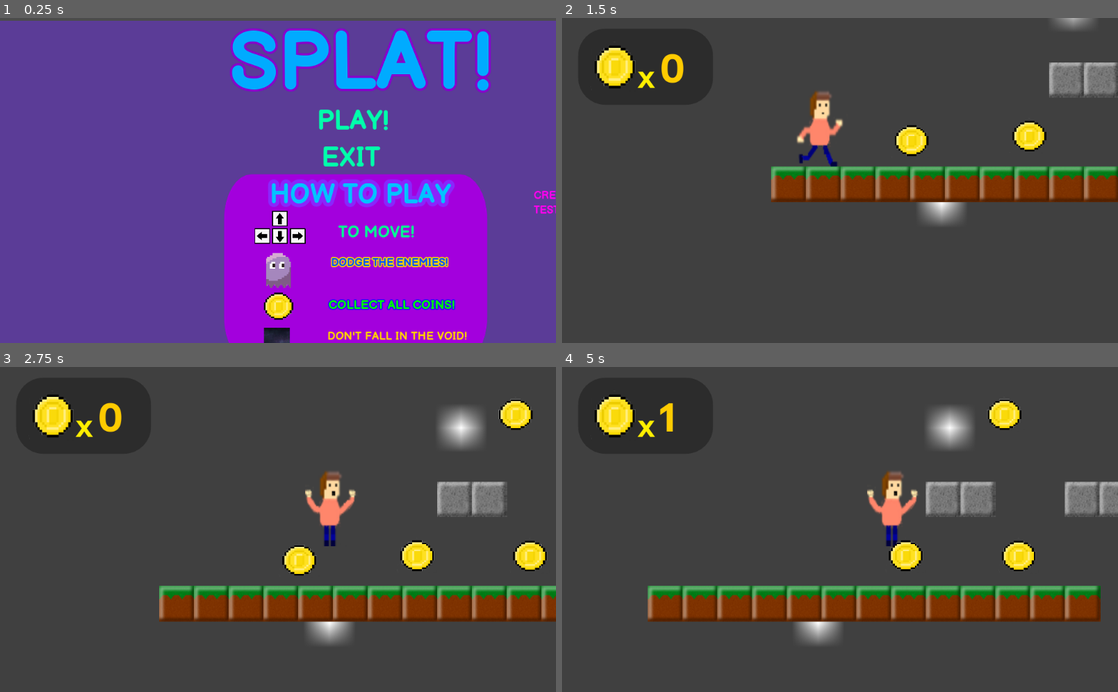
Above: before the commit, frames 1-4 (two rows, left to right).
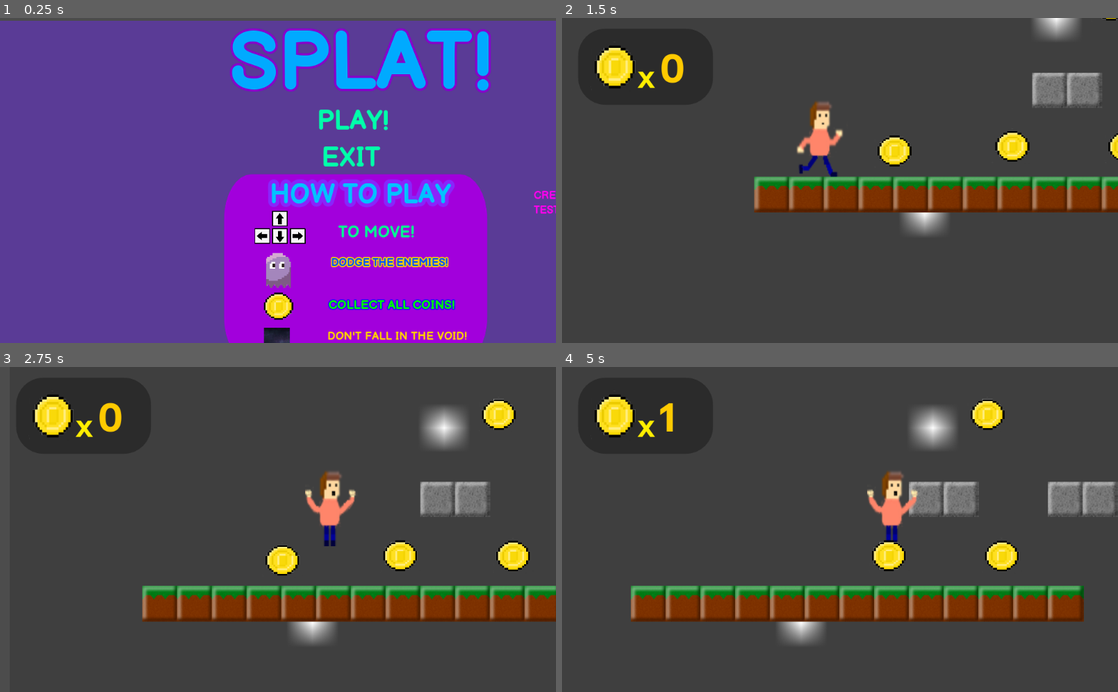
Above: after the commit, the same moments.

Repository: 4KSDXD/Splat
Game: Godot game, scene res://scene/TitleScreen.tscn
The game is run twice, just before and just after one commit, with the same random seed, the same clock (stepped at 60 frames per second) and the same inputs.
Inputs:
- Up to frame 1 (0.25 s): no input
- Up to frame 2 (1.5 s): click "PLAY!" at 0.5 s; tap Enter at 1.25 s; hold Right (right) from 1.28 s (still down)
- Up to frame 3 (2.75 s): keep holding Right (right); tap Up (jump) at 1.52, 2.27 s
- Up to frame 4 (5 s): release Right (right) at 2.78 s; hold Left (left) 2.78-3.53 s; hold Right (right) from 3.53 s (still down); tap Up (jump) at 3.77, 4.52 s

The runs differ from the first frame. In frame 2, 13% of the frame differs, in the area x 34-100%, y 0-67%; in frame 3, 8.8%; in frame 4, 9.6%.

Commit message:
Something

Diff:
--- a/project.godot
+++ b/project.godot
@@ -30,20 +30,20 @@
 
 right={
 "deadzone": 0.5,
-"events": [ Object(InputEventKey,"resource_local_to_scene":false,"resource_name":"","device":0,"alt":false,"shift":false,"control":false,"meta":false,"command":false,"pressed":false,"scancode":16777233,"unicode":0,"echo":false,"script":null)
-, Object(InputEventKey,"resource_local_to_scene":false,"resource_name":"","device":0,"alt":false,"shift":false,"control":false,"meta":false,"command":false,"pressed":false,"scancode":68,"unicode":0,"echo":false,"script":null)
+"events": [ Object(InputEventKey,"resource_local_to_scene":false,"resource_name":"","device":0,"alt":false,"shift":false,"control":false,"meta":false,"command":false,"pressed":false,"scancode":16777233,"physical_scancode":0,"unicode":0,"echo":false,"script":null)
+, Object(InputEventKey,"resource_local_to_scene":false,"resource_name":"","device":0,"alt":false,"shift":false,"control":false,"meta":false,"command":false,"pressed":false,"scancode":68,"physical_scancode":0,"unicode":0,"echo":false,"script":null)
  ]
 }
 left={
 "deadzone": 0.5,
-"events": [ Object(InputEventKey,"resource_local_to_scene":false,"resource_name":"","device":0,"alt":false,"shift":false,"control":false,"meta":false,"command":false,"pressed":false,"scancode":16777231,"unicode":0,"echo":false,"script":null)
-, Object(InputEventKey,"resource_local_to_scene":false,"resource_name":"","device":0,"alt":false,"shift":false,"control":false,"meta":false,"command":false,"pressed":false,"scancode":65,"unicode":0,"echo":false,"script":null)
+"events": [ Object(InputEventKey,"resource_local_to_scene":false,"resource_name":"","device":0,"alt":false,"shift":false,"control":false,"meta":false,"command":false,"pressed":false,"scancode":16777231,"physical_scancode":0,"unicode":0,"echo":false,"script":null)
+, Object(InputEventKey,"resource_local_to_scene":false,"resource_name":"","device":0,"alt":false,"shift":false,"control":false,"meta":false,"command":false,"pressed":false,"scancode":65,"physical_scancode":0,"unicode":0,"echo":false,"script":null)
  ]
 }
 jump={
 "deadzone": 0.5,
-"events": [ Object(InputEventKey,"resource_local_to_scene":false,"resource_name":"","device":0,"alt":false,"shift":false,"control":false,"meta":false,"command":false,"pressed":false,"scancode":16777232,"unicode":0,"echo":false,"script":null)
-, Object(InputEventKey,"resource_local_to_scene":false,"resource_name":"","device":0,"alt":false,"shift":false,"control":false,"meta":false,"command":false,"pressed":false,"scancode":32,"unicode":0,"echo":false,"script":null)
+"events": [ Object(InputEventKey,"resource_local_to_scene":false,"resource_name":"","device":0,"alt":false,"shift":false,"control":false,"meta":false,"command":false,"pressed":false,"scancode":16777232,"physical_scancode":0,"unicode":0,"echo":false,"script":null)
+, Object(InputEventKey,"resource_local_to_scene":false,"resource_name":"","device":0,"alt":false,"shift":false,"control":false,"meta":false,"command":false,"pressed":false,"scancode":32,"physical_scancode":0,"unicode":0,"echo":false,"script":null)
  ]
 }
 
@@ -61,7 +61,6 @@
 
 [rendering]
 
-quality/driver/driver_name="GLES2"
 vram_compression/import_etc=true
 vram_compression/import_etc2=false
 environment/default_environment="res://default_env.tres"
--- a/scene/World.tscn
+++ b/scene/World.tscn
@@ -189,6 +189,11 @@
 shape = SubResource( 9 )
 one_way_collision = true
 
+[node name="CollisionShape2D20" type="CollisionShape2D" parent="One-Way-Tiles/StaticBody2D"]
+position = Vector2( 14359.1, 735.25 )
+shape = SubResource( 9 )
+one_way_collision = true
+
 [node name="MainTiles" type="TileMap" parent="."]
 tile_set = ExtResource( 2 )
 collision_layer = 2
@@ -197,7 +202,7 @@
 tile_data = PoolIntArray( -393086, 0, 0, -327552, 0, 0, -262012, 0, 0, -261973, 0, 0, -196482, 0, 0, -196438, 0, 0, -65 …(2087 unchanged characters)…
 
 [node name="MainCharacter" parent="." instance=ExtResource( 1 )]
-position = Vector2( 260.501, 342.048 )
+position = Vector2( 291.69, 322.984 )
 collision_mask = 31
 
 [node name="Camera2D" type="Camera2D" parent="MainCharacter"]
@@ -436,9 +441,6 @@
 
 [node name="Coin16" parent="Coins" instance=ExtResource( 6 )]
 position = Vector2( 4084.38, 735.642 )
-
-[node name="Coin17" parent="Coins" instance=ExtResource( 6 )]
-position = Vector2( 3953.57, 802.237 )
 
 [node name="Coin12" parent="Coins" instance=ExtResource( 6 )]
 position = Vector2( 3563.51, 742.777 )
@@ -560,7 +562,6 @@
 [connection signal="coins_collected" from="Coins/Coin21" to="CoinHUD" method="_on_coin_collected"]
 [connection signal="coins_collected" from="Coins/Coin15" to="CoinHUD" method="_on_coin_collected"]
 [connection signal="coins_collected" from="Coins/Coin16" to="CoinHUD" method="_on_coin_collected"]
-[connection signal="coins_collected" from="Coins/Coin17" to="CoinHUD" method="_on_coin_collected"]
 [connection signal="coins_collected" from="Coins/Coin12" to="CoinHUD" method="_on_coin_collected"]
 [connection signal="coins_collected" from="Coins/Coin13" to="CoinHUD" method="_on_coin_collected"]
 [connection signal="coins_collected" from="Coins/Coin9" to="CoinHUD" method="_on_coin_collected"]
--- a/scene/YouWon!.tscn
+++ b/scene/YouWon!.tscn
@@ -10,7 +10,7 @@
 script/source = "extends Control
 
 func _ready():
-	$CoinNumber.text = String(Globals.coins) + \"/62\"
+	$CoinNumber.text = String(Globals.coins) + \"/61\"
 "
 
 [sub_resource type="DynamicFont" id=2]
Binary file removed: icon.ico
Binary file added: splat.png
Not shown, added: splat.png.import
Not shown, added: SplatInstaller.iss
